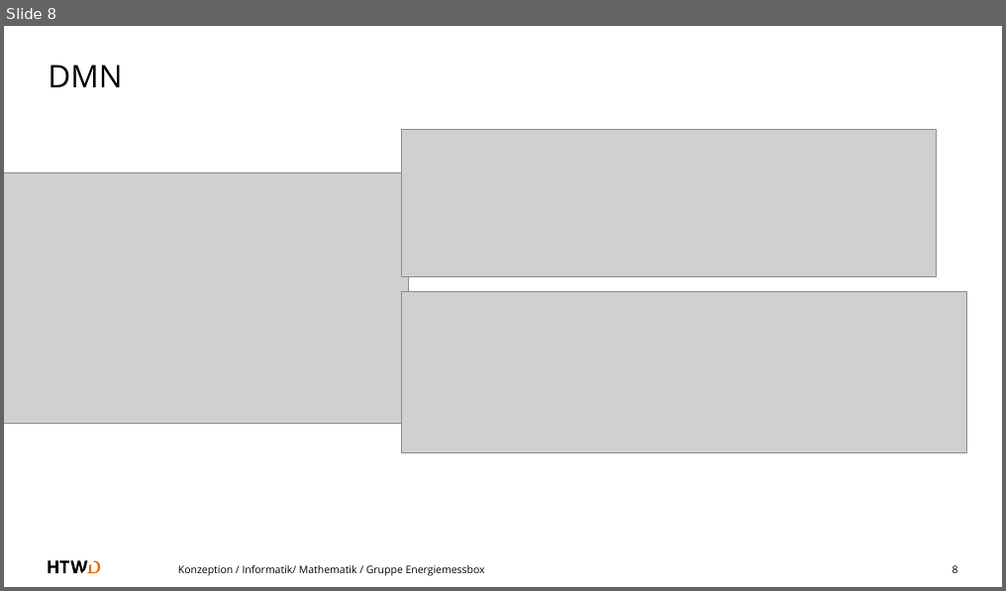
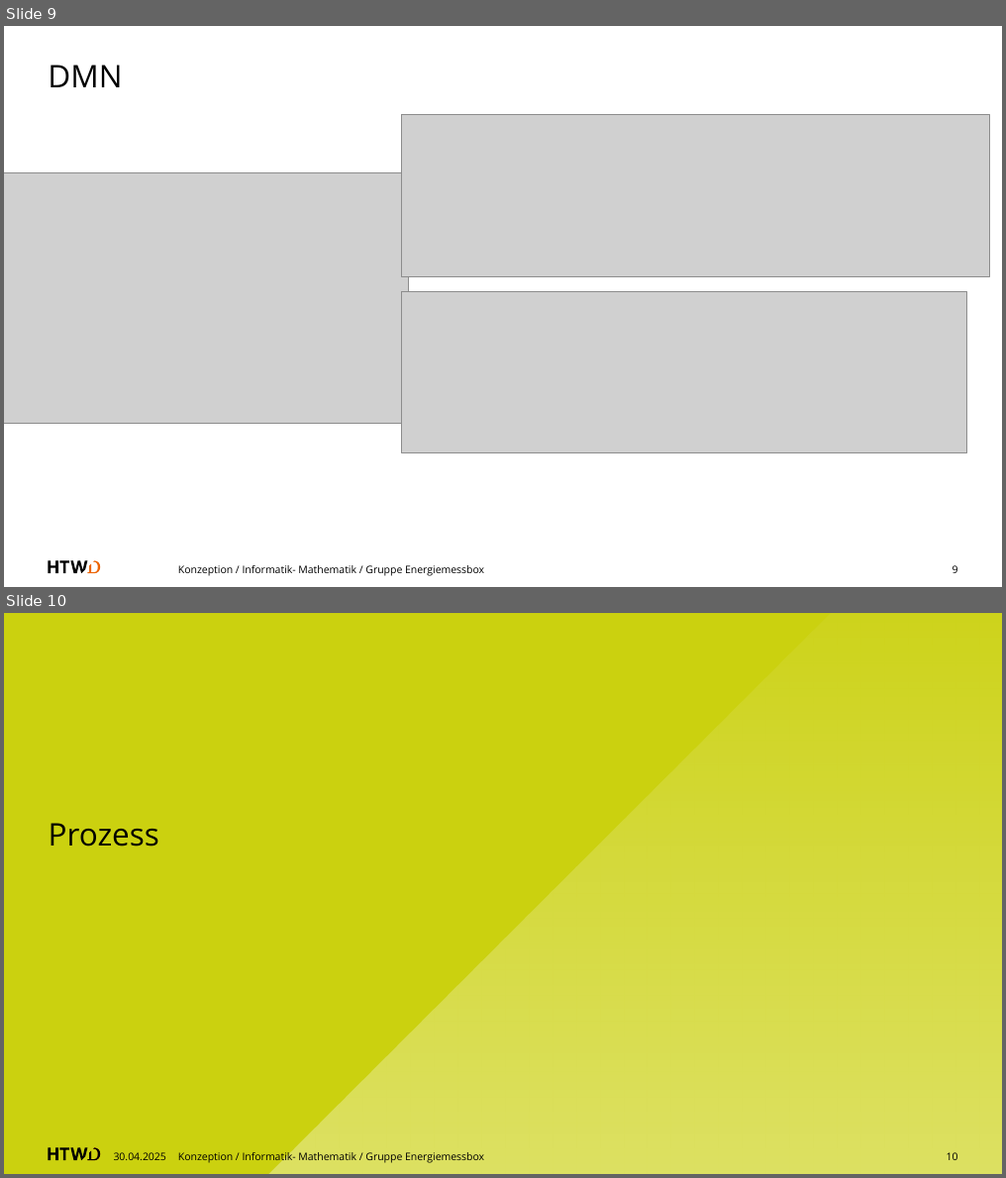
Before and after one commit to a-schulz/bpa-energiemessbox, a slide deck: praesentation.odp. Shown one above the other, each under a label of ours: slide 8 before the commit, slides 9 and 10 after it. The pictures are 1006x591 and 1006x1178 pixels, drawn with LibreOffice and Linux fonts; fonts in the diff are those of the drawing; grey boxes stand for pictures. Boxes give left, top, right and bottom in pixels: in the first picture for what was removed or moved away, otherwise in the second. Text is boxed around its words. In the diff, an @@ line names an element or a change of style, - is before the commit and + after.

```diff
--- a/praesentation.odp
+++ b/praesentation.odp
@@ slide 10 added at [4,613,1002,1174], background #CBD10F; not listed: 2 template elements that a slide beside it also shows @@
@@ freeform shape added at [269,613,1002,1174], fill gradient #FFFFFF @@
@@ title added at [49,823,159,847], 30 pt, text #000000 @@
+Prozess
@@ freeform shape added at [88,1149,101,1161], fill #000000 @@
@@ text added at [114,1153,166,1160], 10 pt, text #000000 @@
+30.04.2025
@@ text added at [178,1152,484,1164], 10 pt, text #000000 @@
+Konzeption / Informatik- Mathematik / Gruppe Energiemessbox
@@ page number added at [946,1153,958,1160], 10 pt, text #000000 @@
+10
@@ what was slide 8 is now slide 9 @@
@@ slide 9 changed as well @@
@@ picture: place and size @@
-picture at [402,129,936,276]
+picture at [402,114,989,276]
@@ text at [178,566,484,576]: text changed @@
-Konzeption / Informatik/ Mathematik / Gruppe Energiemessbox
+Konzeption / Informatik- Mathematik / Gruppe Energiemessbox
@@ page number at [952,566,958,573]: text changed @@
-8
+9
```
Also in this commit, not shown: 11 other slides changed, 2 other slides added, 1 slide removed.
